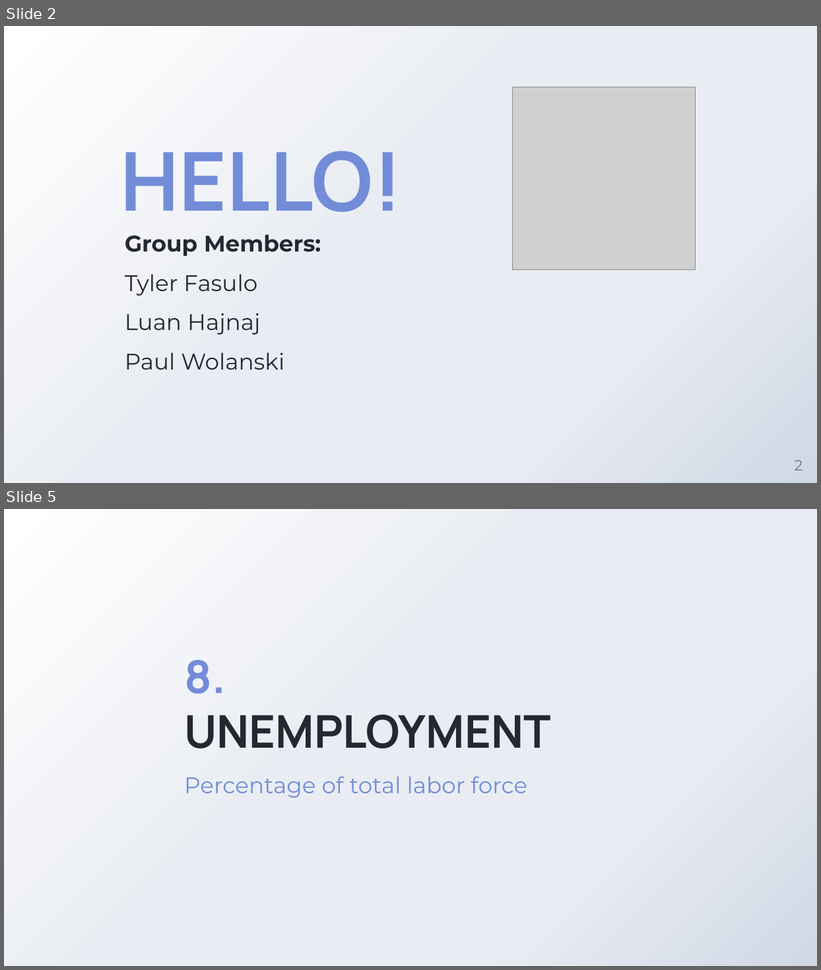
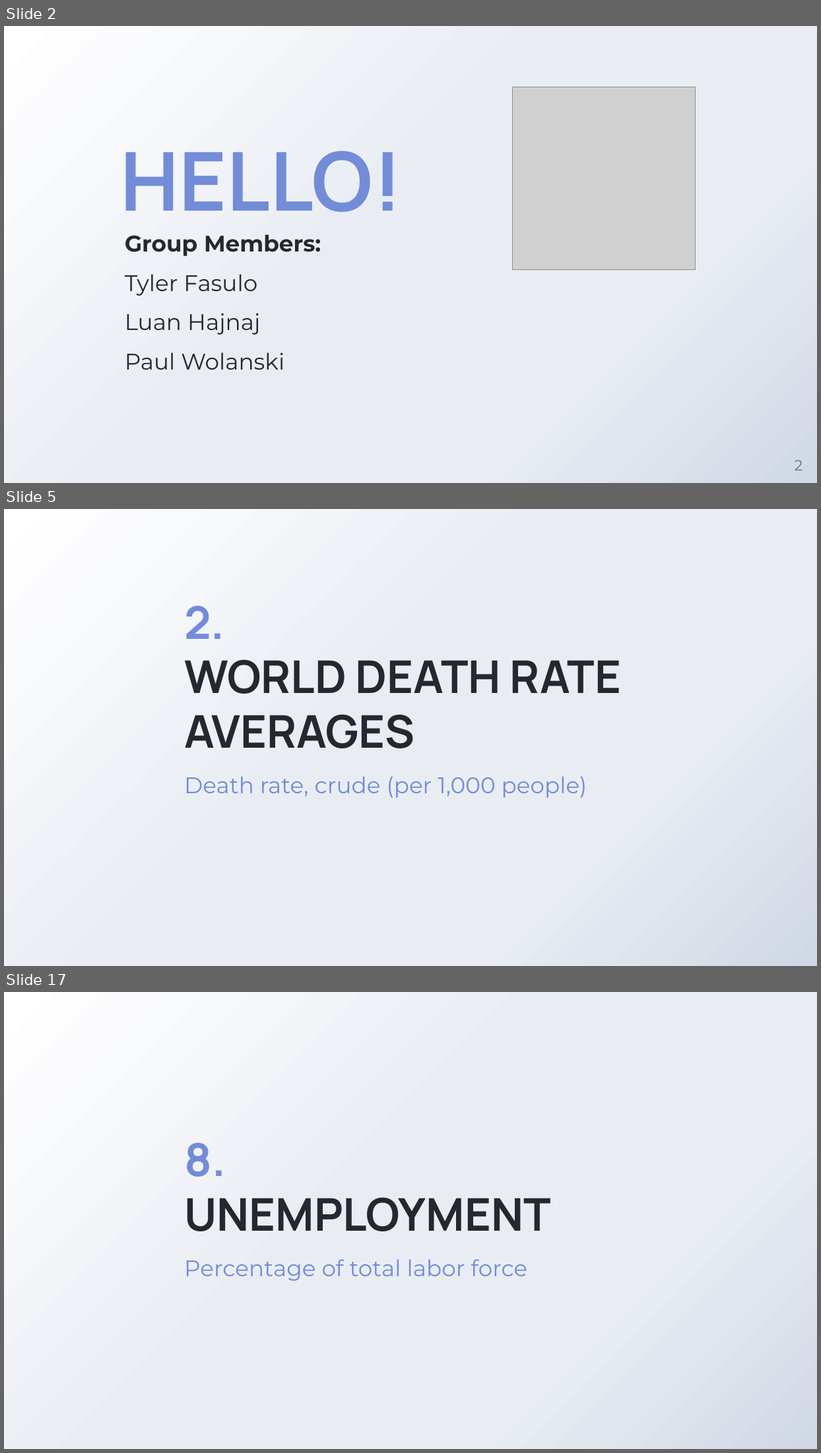
Before and after one commit to pwolanski7/LifeExpectancyProject, a slide deck: Presentation_Draft.pptx. Shown one above the other, each under a label of ours: slides 2 and 5 before the commit, slides 2, 5 and 17 after it; the slides between them are not shown. The pictures are 821x970 and 821x1453 pixels, drawn with LibreOffice and Linux fonts; fonts in the diff are those of the drawing; grey boxes stand for pictures; background and template pictures are left out. Boxes give left, top, right and bottom in pixels: in the first picture for what was removed or moved away, otherwise in the second. Text is boxed around its words. In the diff, an @@ line names an element or a change of style, - is before the commit and + after.

```diff
--- a/Presentation_Draft.pptx
+++ b/Presentation_Draft.pptx
@@ slide 5 added at [4, 509, 817, 966], background gradient #FFFFFF to #E9EDF3 to #D0D8E5 @@
@@ title added at [184, 606, 621, 749], 40 pt, text #252831, bold @@
+2.
+WORLD DEATH RATE AVERAGES
@@ subtitle added at [184, 776, 587, 798], 20 pt, text #728CD8 @@
+Death rate, crude (per 1,000 people)
@@ what was slide 5 is now slide 17 @@
```
Also in this commit, not shown: 3 slides changed, 11 other slides added, 1 other file.
